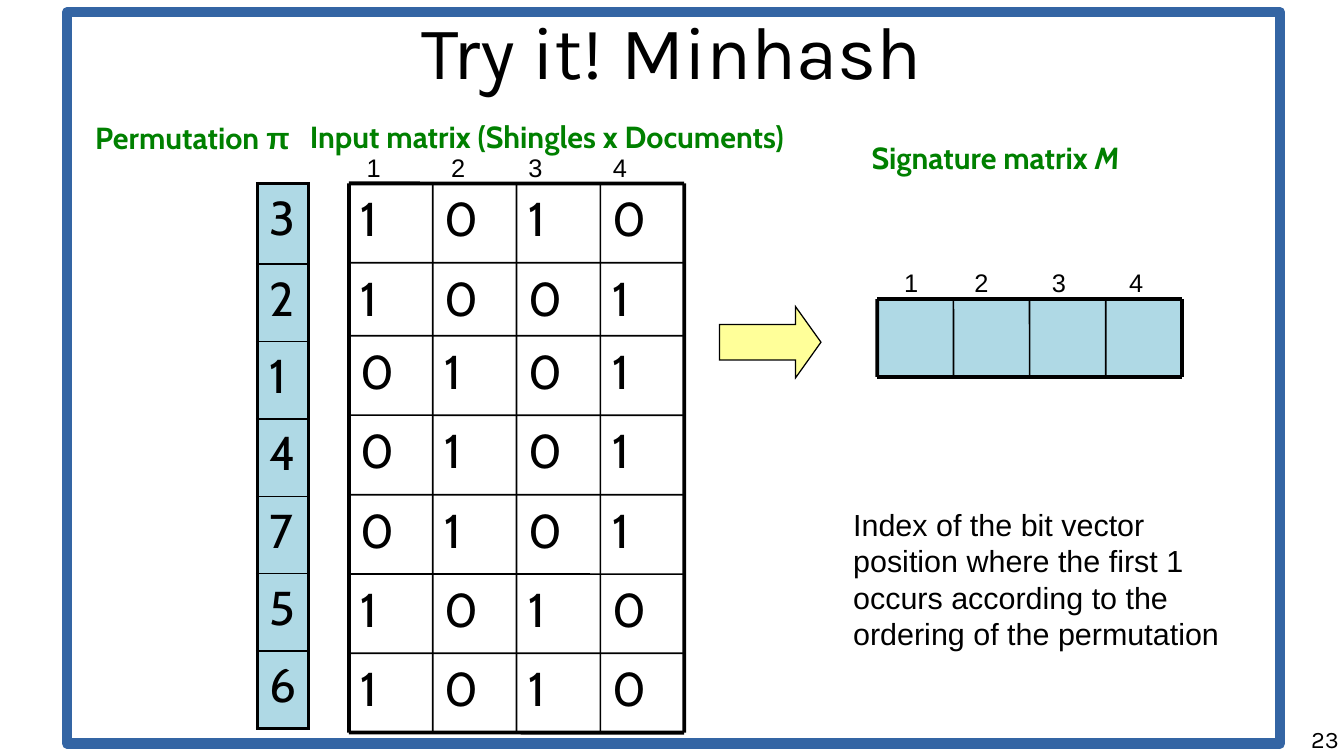
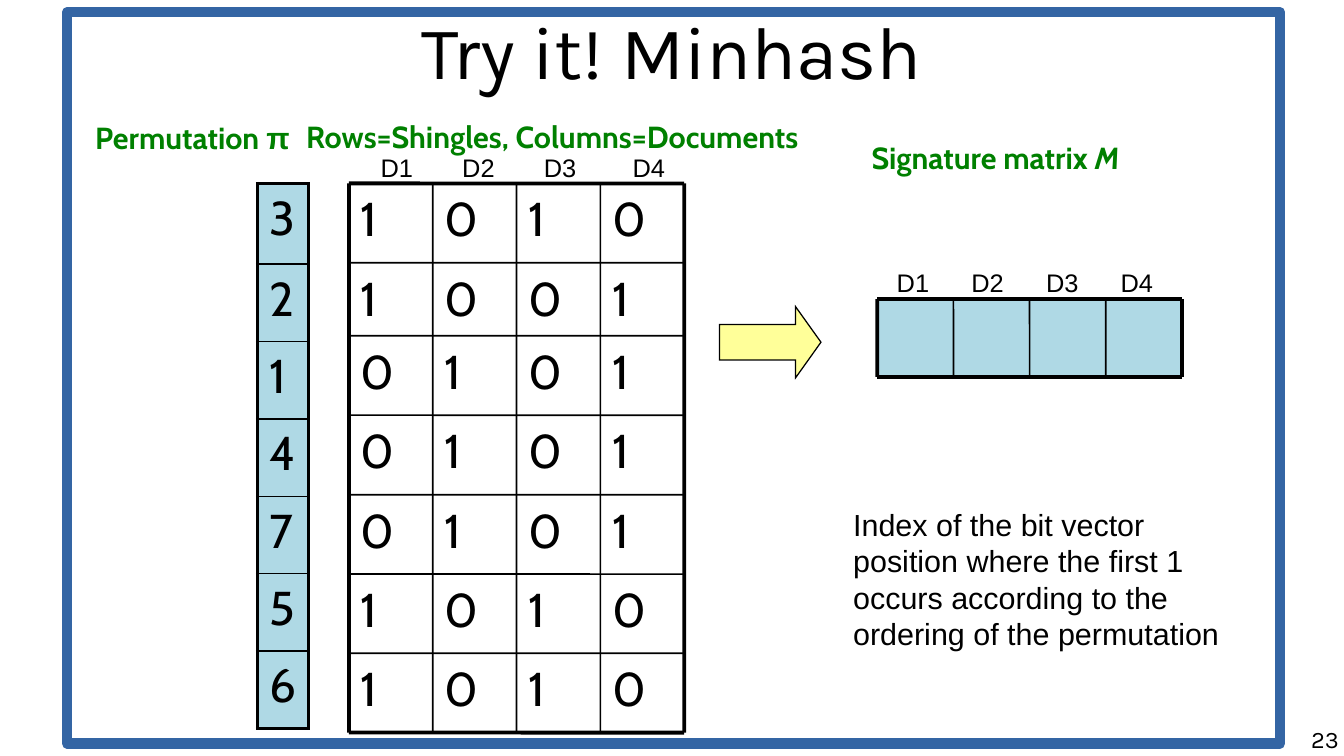
Before and after one commit to marco-calautti/data-mining-course, a slide deck: slide 23 of theory/tt04_near_duplicates.odp. Drawn at 1344x756 pixels with LibreOffice and Linux fonts; fonts in the diff are those of the drawing. Boxes give left, top, right and bottom in pixels: in the first picture for what was removed or moved away, otherwise in the second. Text is boxed around its words. In the diff, an @@ line names an element or a change of style, - is before the commit and + after.

```diff
--- a/theory/tt04_near_duplicates.odp
+++ b/theory/tt04_near_duplicates.odp
@@ text at [306,125,799,155]: text changed @@
-Input matrix (Shingles x Documents)
+Rows=Shingles, Columns=Documents
@@ text removed at [367,159,627,182] @@
-1 2 3 4
@@ text added at [381,159,665,182], 15 pt, text #000000 @@
+D1 D2 D3 D4
@@ text at [897,274,1153,293]: text changed @@
-1 2 3 4
+D1 D2 D3 D4
```
Also in this commit, not shown: 4 other slides changed, 2 other files.
